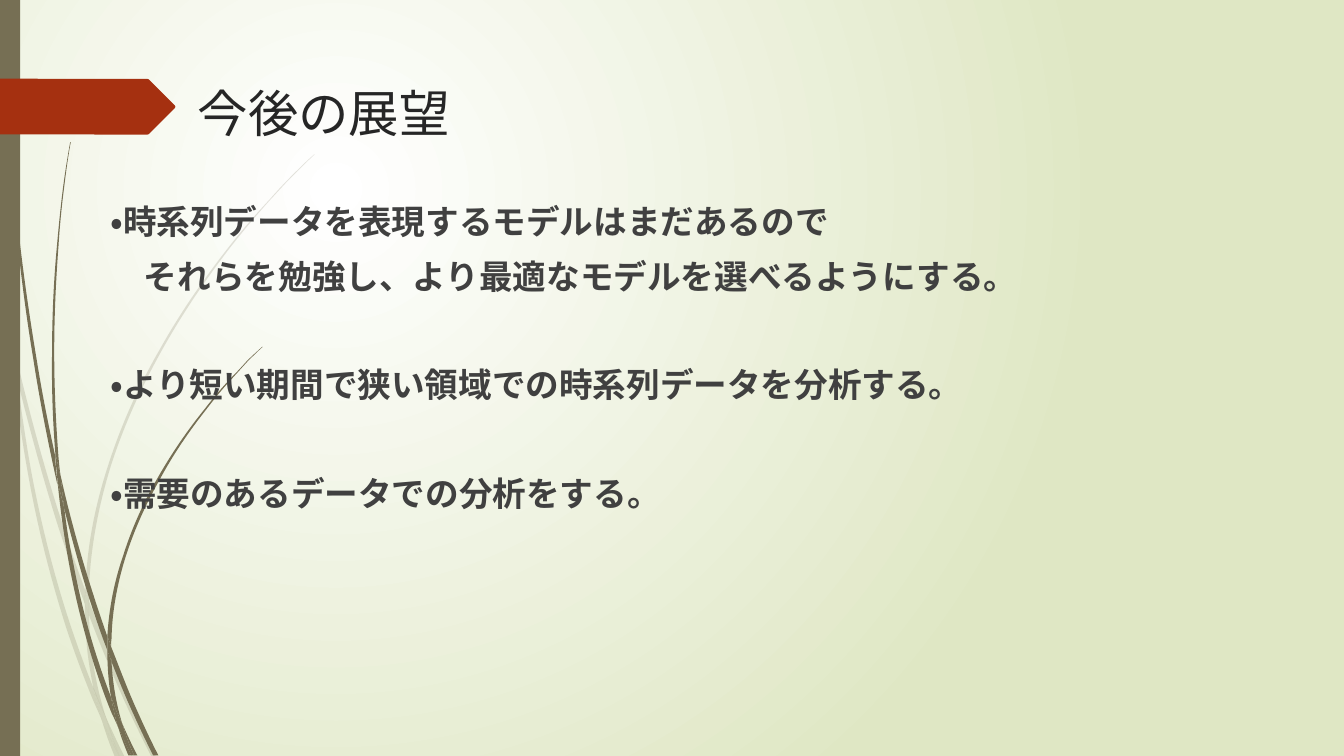
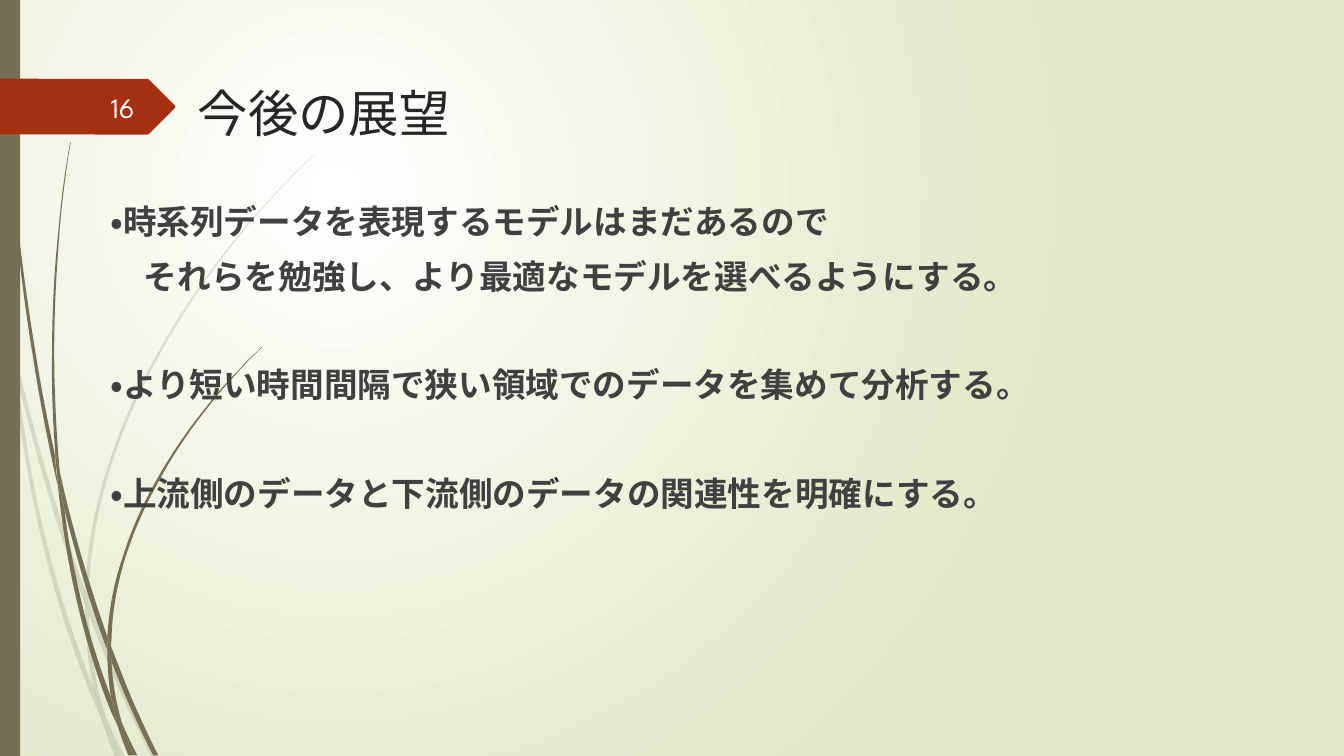
Before and after one commit to masayahamati/-, a slide deck: slide 16 of ARmodel.pptx (slide 15 before the commit). Drawn at 1344x756 pixels with LibreOffice and Linux fonts; fonts in the diff are those of the drawing. Boxes give left, top, right and bottom in pixels: in the first picture for what was removed or moved away, otherwise in the second. Text is boxed around its words. In the diff, an @@ line names an element or a change of style, - is before the commit and + after.

```diff
--- a/ARmodel.pptx
+++ b/ARmodel.pptx
@@ page number added at (111,99,135,119), 20 pt, text #FEFFFF @@
+16
@@ text at (110,363,1029,515): text changed @@
-・より短い期間で狭い領域での時系列データを分析する。
-・需要のあるデータでの分析をする。
+・より短い時間間隔で狭い領域でのデータを集めて分析する。
+・上流側のデータと下流側のデータの関連性を明確にする。
```
Also in this commit, not shown: 14 other slides changed, 1 slide added, 3 other files.
